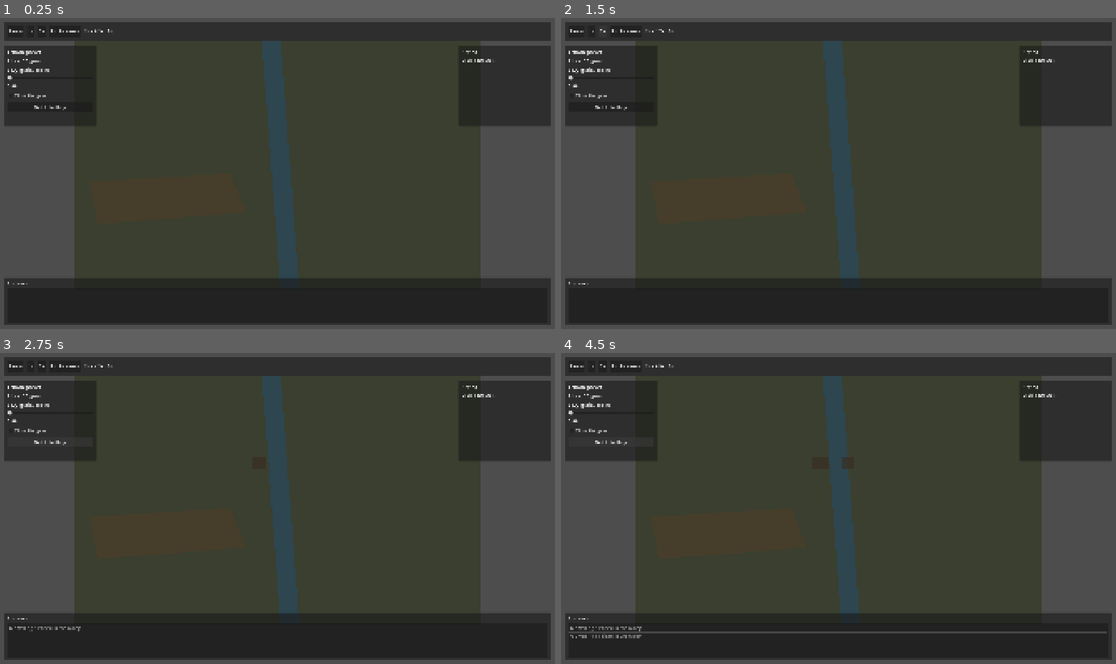
Above: before the commit, frames 1-4 (two rows, left to right).
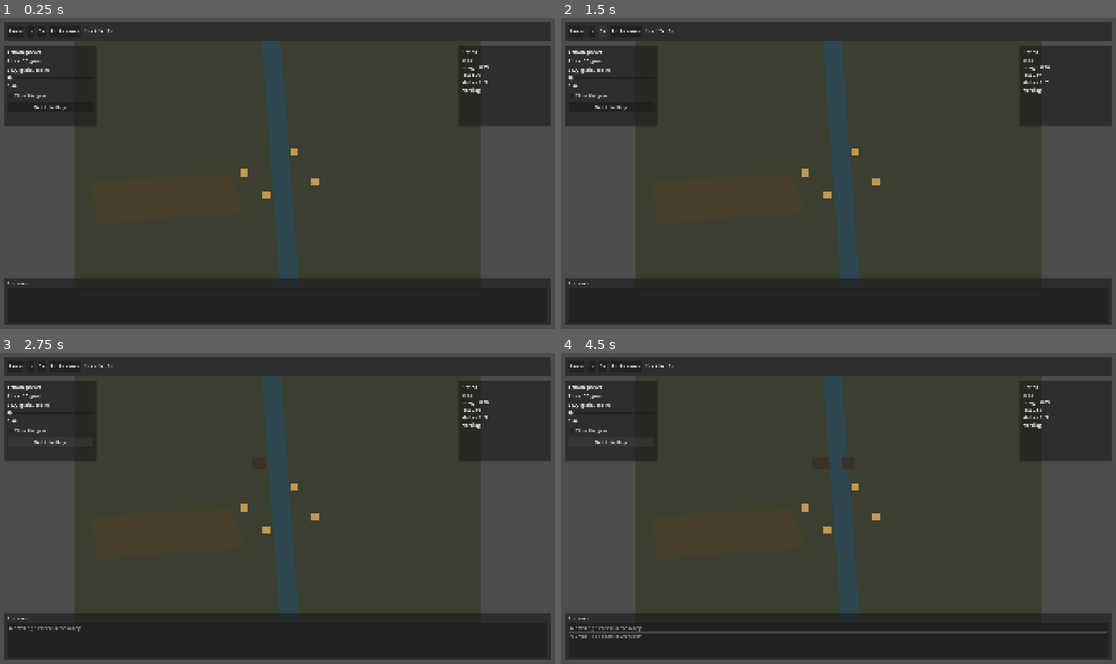
Above: after the commit, the same moments.

Repository: artkosak2365-ux/game
Game: Godot game, scene res://scenes/screens/main.tscn
Same seed, same stepped clock (60 frames per second), same inputs: the game is played once before the commit and once after it.
Inputs:
- Up to frame 1 (0.25 s): no input
- Up to frame 2 (1.5 s): click "1×" at 0.5 s; click "2×" at 1.25 s
- Up to frame 3 (2.75 s): click "Build dwelling" at 2 s
- Up to frame 4 (4.5 s): click "1×" at 2.75 s; click "2×" at 3.5 s; click "Build dwelling" at 4.25 s

The runs differ from the first frame. In frame 1, 0.3% of the frame differs, in the area x 43-89%, y 13-59%; in frame 2, 0.3%; in frame 3, 0.3%; in frame 4, 0.3%.
Error before the commit: Parse Error: Cannot infer the type of "humane" variable because the value doesn't have a set type. (res://scripts/simulation/utopia_vector.gd:57)

Commit message:
Fix UtopiaVector bool inference for Godot 4.7
Typed the humane-need check so the hidden vector compiles, and commit script UIDs from import.

Co-authored-by: artkosak2365-ux <artkosak2365-ux@users.noreply.github.com>

Diff:
--- a/scripts/simulation/utopia_vector.gd
+++ b/scripts/simulation/utopia_vector.gd
@@ -53,7 +53,7 @@
 		return
 	var ok := 0
 	for agent in living:
-		var humane := (
+		var humane: bool = (
 			agent.hunger >= HUMANE_HUNGER
 			and agent.rest >= HUMANE_REST
 			and agent.shelter >= HUMANE_SHELTER
Not shown, added: scripts/autoloads/sim_clock.gd.uid
Not shown, added: scripts/simulation/agent.gd.uid
Not shown, added: scripts/simulation/building.gd.uid
Not shown, added: scripts/simulation/game_clock.gd.uid
Not shown, added: scripts/simulation/utopia_vector.gd.uid
Not shown, added: scripts/simulation/valley_sim.gd.uid
Not shown, added: tools/test_settlement_slice.gd.uid
